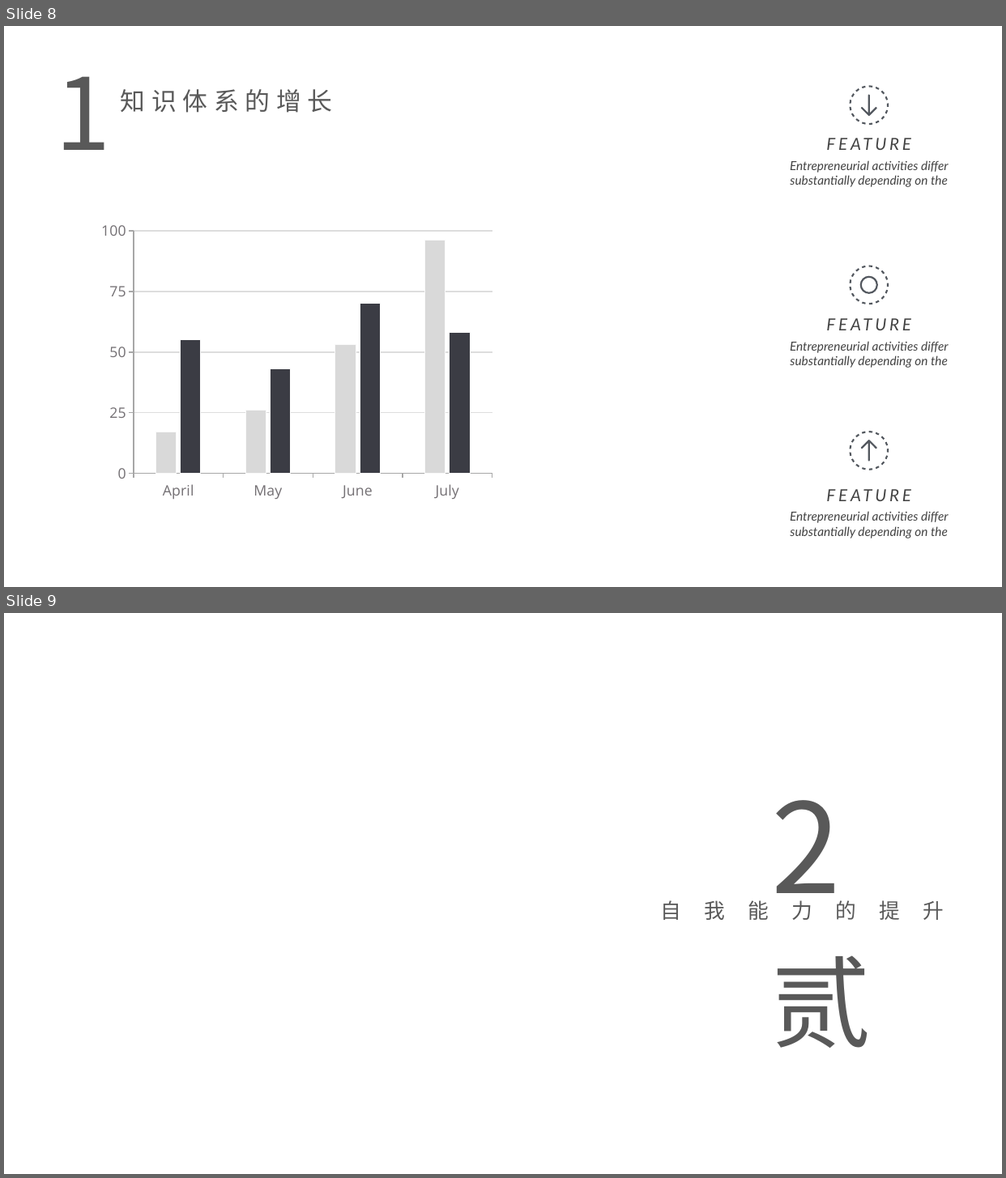
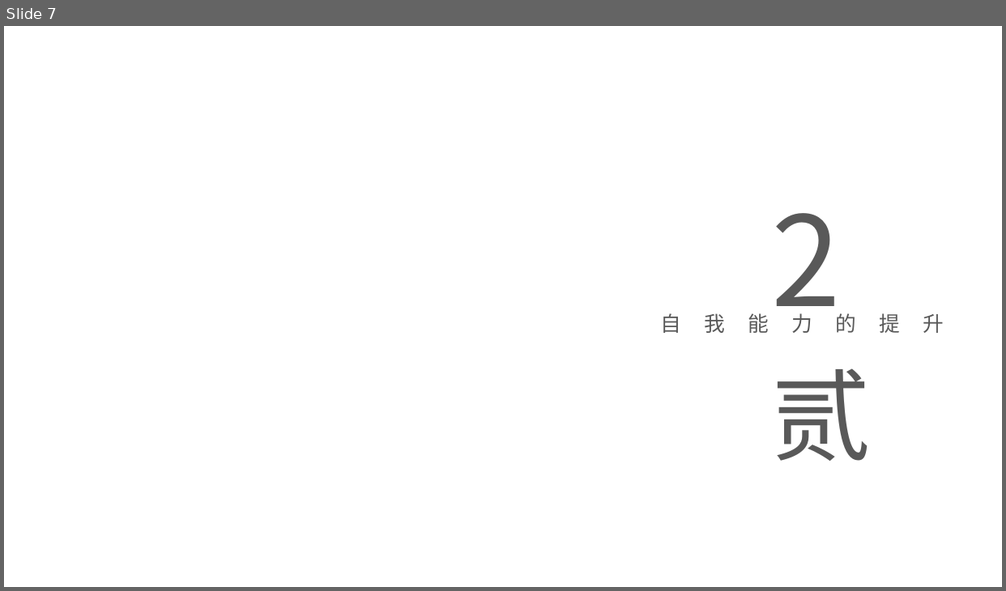
Before and after one commit to glkabc/Demos, a slide deck: 实习总结.pptx. Shown one above the other, each under a label of ours: slides 8 and 9 before the commit, slide 7 after it. The pictures are 1006x1178 and 1006x591 pixels, drawn with LibreOffice and Linux fonts; fonts in the diff are those of the drawing; background and template pictures are left out. Boxes give left, top, right and bottom in pixels: in the first picture for what was removed or moved away, otherwise in the second. Text is boxed around its words. In the diff, an @@ line names an element or a change of style, - is before the commit and + after.

```diff
--- a/实习总结.pptx
+++ b/实习总结.pptx
@@ slide 8 removed at (4, 26, 1002, 587), background picture (left out) @@
@@ text removed at (55, 76, 110, 150) @@
-1
@@ text removed at (121, 89, 333, 113) @@
-知识体系的增长
@@ freeform shape removed at (849, 85, 889, 125) @@
@@ text removed at (815, 130, 923, 158) @@
-FEATURE
@@ text removed at (790, 160, 948, 187) @@
-Entrepreneurial activities differ substantially depending on the
@@ column chart removed at (101, 219, 494, 501) @@
-categories: April, May, June, July
-Series 1: 17, 26, 53, 96
-Series 2: 55, 43, 70, 58
@@ freeform shape removed at (849, 266, 889, 305) @@
@@ text removed at (815, 311, 923, 339) @@
-FEATURE
@@ text removed at (790, 341, 948, 368) @@
-Entrepreneurial activities differ substantially depending on the
@@ freeform shape removed at (849, 431, 889, 471) @@
@@ text removed at (815, 481, 923, 509) @@
-FEATURE
@@ text removed at (790, 511, 948, 539) @@
-Entrepreneurial activities differ substantially depending on the
@@ what was slide 9 is now slide 7 @@
```
Also in this commit, not shown: 1 slide changed, 6 slides added, 18 other slides removed.
